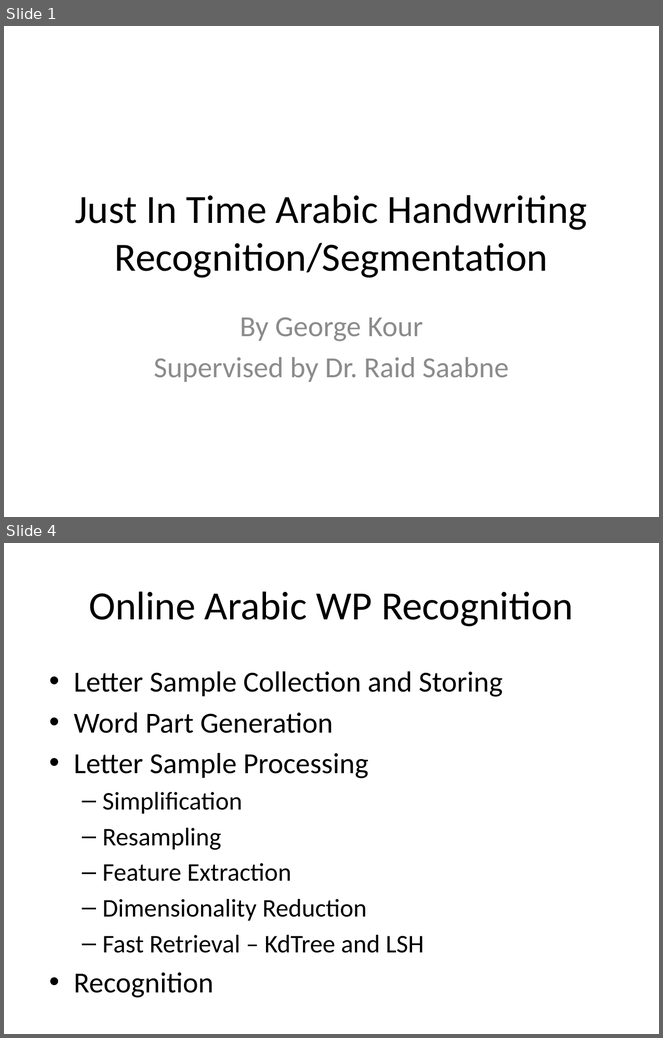
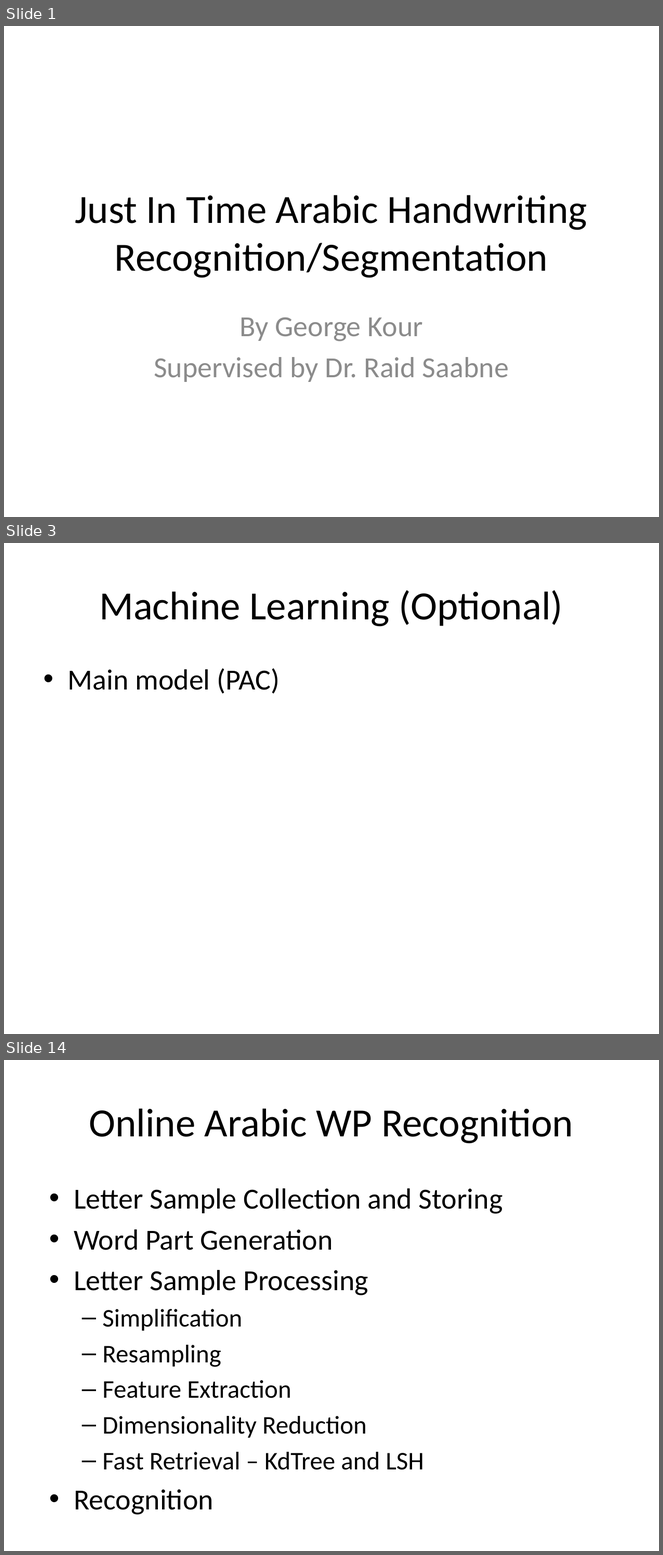
Before and after one commit to kourgeorge/arabic-icr, a slide deck: Thesis/Just In Time Arabic Handwriting Recognition.pptx. Shown one above the other, each under a label of ours: slides 1 and 4 before the commit, slides 1, 3 and 14 after it; the slides between them are not shown. The pictures are 663x1038 and 663x1555 pixels, drawn with LibreOffice and Linux fonts; fonts in the diff are those of the drawing. Boxes give left, top, right and bottom in pixels: in the first picture for what was removed or moved away, otherwise in the second. Text is boxed around its words. In the diff, an @@ line names an element or a change of style, - is before the commit and + after.

```diff
--- a/Thesis/Just In Time Arabic Handwriting Recognition.pptx
+++ b/Thesis/Just In Time Arabic Handwriting Recognition.pptx
@@ slide 3 added at box(4, 543, 659, 1034), background #FFFFFF @@
@@ title added at box(99, 590, 563, 627), 44 pt, text #000000 @@
+Machine Learning (Optional)
@@ text added at box(68, 668, 280, 694), 32 pt, text #000000 @@
+• Main model (PAC)
@@ what was slide 4 is now slide 14 @@
```
Also in this commit, not shown: 2 slides changed, 9 other slides added, 53 other files.
